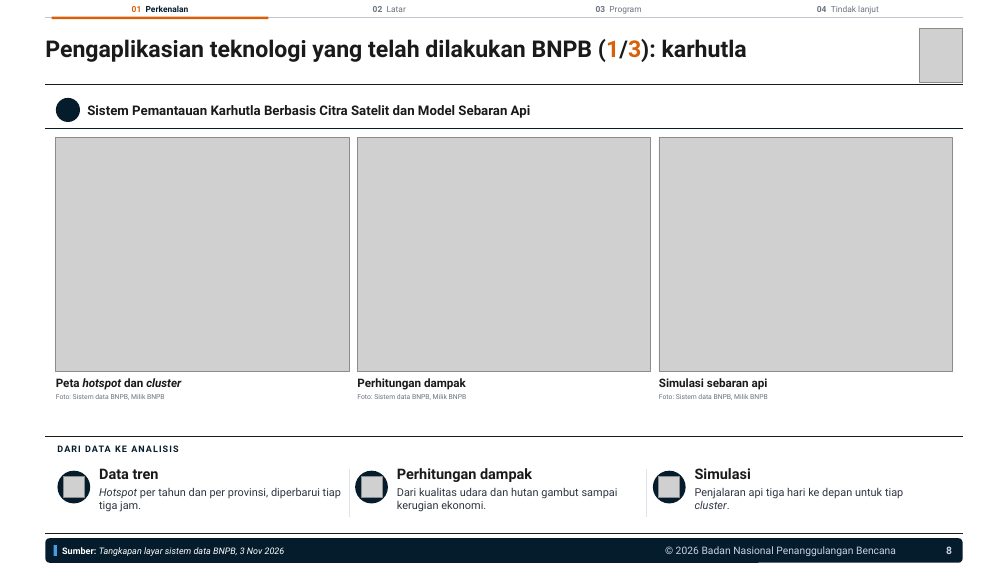
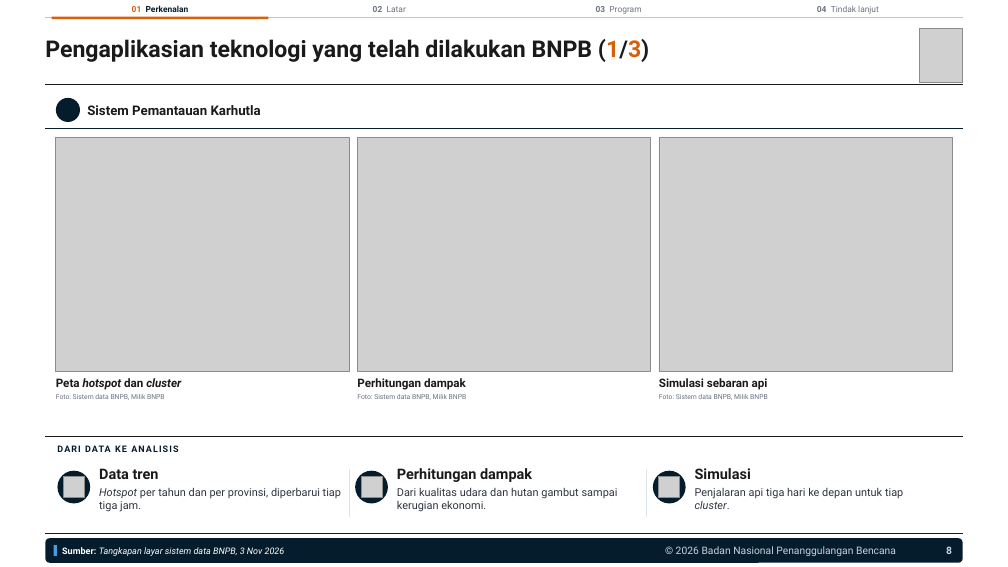
Before and after one commit to terasurbannetwork/poskokarhutla, a slide deck: slide 8 of data/kegiatan-bnpb/kunjungan-kampus/UMY/Paparan Kerja Sama BNPB dengan UMY 041126.pptx. Drawn at 1008x567 pixels with LibreOffice and Linux fonts; fonts in the diff are those of the drawing; grey boxes stand for pictures; background and template pictures are left out. Boxes give left, top, right and bottom in pixels: in the first picture for what was removed or moved away, otherwise in the second. Text is boxed around its words. In the diff, an @@ line names an element or a change of style, - is before the commit and + after.

```diff
--- a/data/kegiatan-bnpb/kunjungan-kampus/UMY/Paparan Kerja Sama BNPB dengan UMY 041126.pptx
+++ b/data/kegiatan-bnpb/kunjungan-kampus/UMY/Paparan Kerja Sama BNPB dengan UMY 041126.pptx
@@ text at (45, 39, 649, 62): text changed @@
-Pengaplikasian teknologi yang telah dilakukan BNPB (1/3): karhutla
+Pengaplikasian teknologi yang telah dilakukan BNPB (1/3)
@@ text at (87, 105, 261, 115): text changed @@
-Sistem Pemantauan Karhutla Berbasis Citra Satelit dan Model Sebaran Api
+Sistem Pemantauan Karhutla
```
Also in this commit, not shown: 14 other slides changed, 1 slide added, 1 slide removed, 10 other files.
